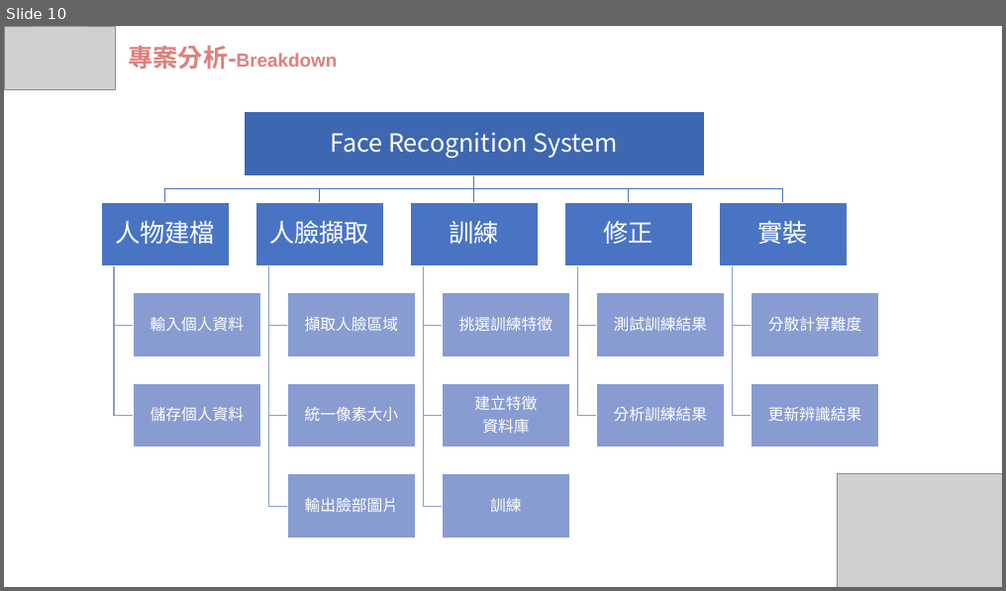
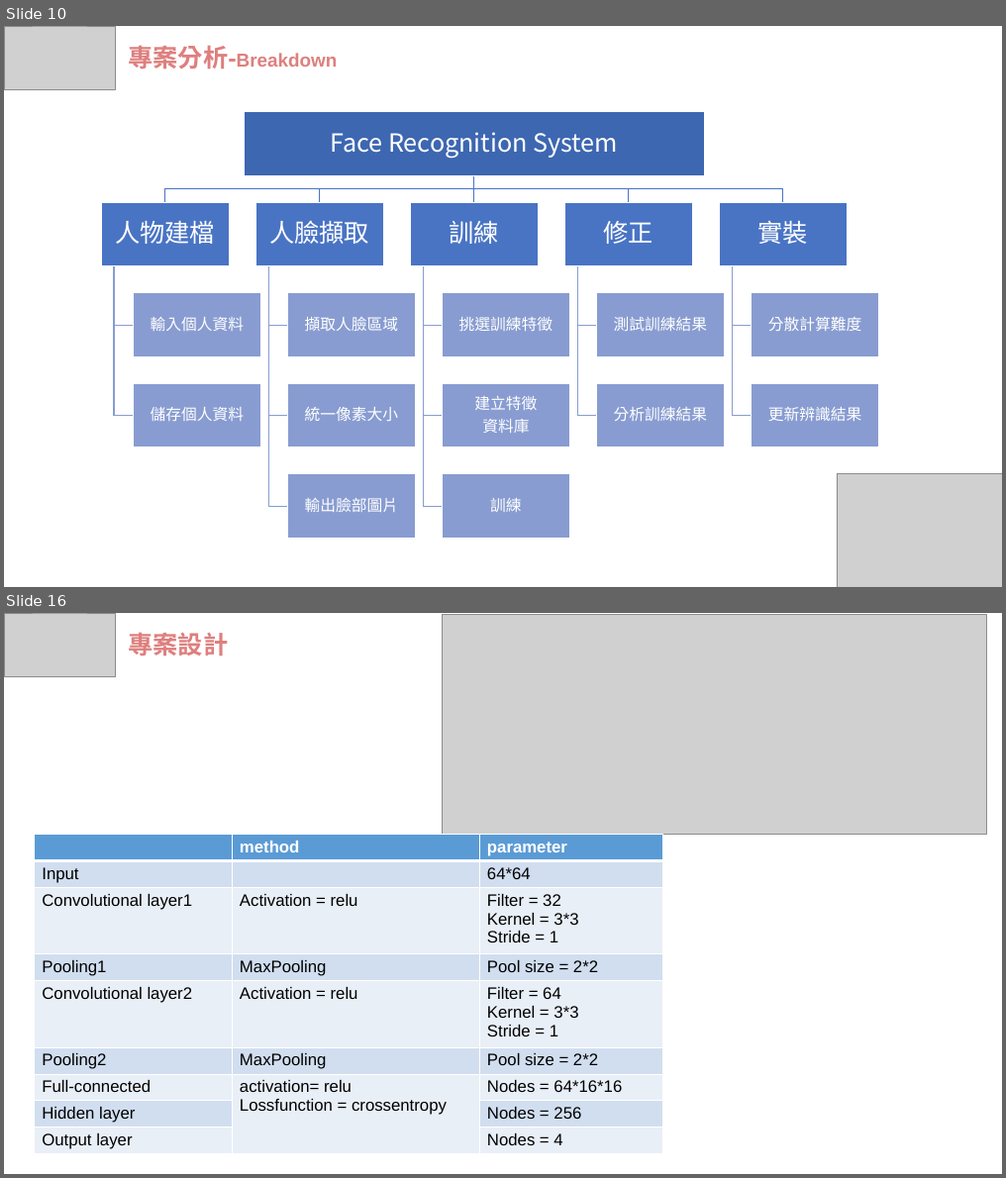
Before and after one commit to wasteee/Embedded-Image-Processing-final, a slide deck: IP_FRS.pptx. Shown one above the other, each under a label of ours: slide 10 before the commit, slides 10 and 16 after it; the slides between them are not shown. The pictures are 1006x591 and 1006x1178 pixels, drawn with LibreOffice and Linux fonts; fonts in the diff are those of the drawing; grey boxes stand for pictures. Boxes give left, top, right and bottom in pixels: in the first picture for what was removed or moved away, otherwise in the second. Text is boxed around its words. In the diff, an @@ line names an element or a change of style, - is before the commit and + after.

```diff
--- a/IP_FRS.pptx
+++ b/IP_FRS.pptx
@@ slide 16 added at [4, 613, 1002, 1174], background #FFFFFF @@
@@ picture added at [4, 613, 116, 676] @@
@@ text added at [128, 632, 228, 656], 24 pt, text #DE7F7E, bold @@
+專案設計
@@ picture added at [442, 614, 986, 835] @@
@@ table added at [35, 835, 663, 1161], 9 rows, 3 columns @@
+ | method | parameter
+Input |  | 64*64
+Convolutional layer1 | Activation = relu | Filter = 32 / Kernel = 3*3 / Stride = 1
+Pooling1 | MaxPooling | Pool size = 2*2
+Convolutional layer2 | Activation = relu | Filter = 64 / Kernel = 3*3 / Stride = 1
+Pooling2 | MaxPooling | Pool size = 2*2
+Full-connected | activation= relu / Lossfunction = crossentropy | Nodes = 64*16*16
+Hidden layer |  | Nodes = 256
+Output layer |  | Nodes = 4
```
Also in this commit, not shown: 7 slides changed, 1 slide removed.
